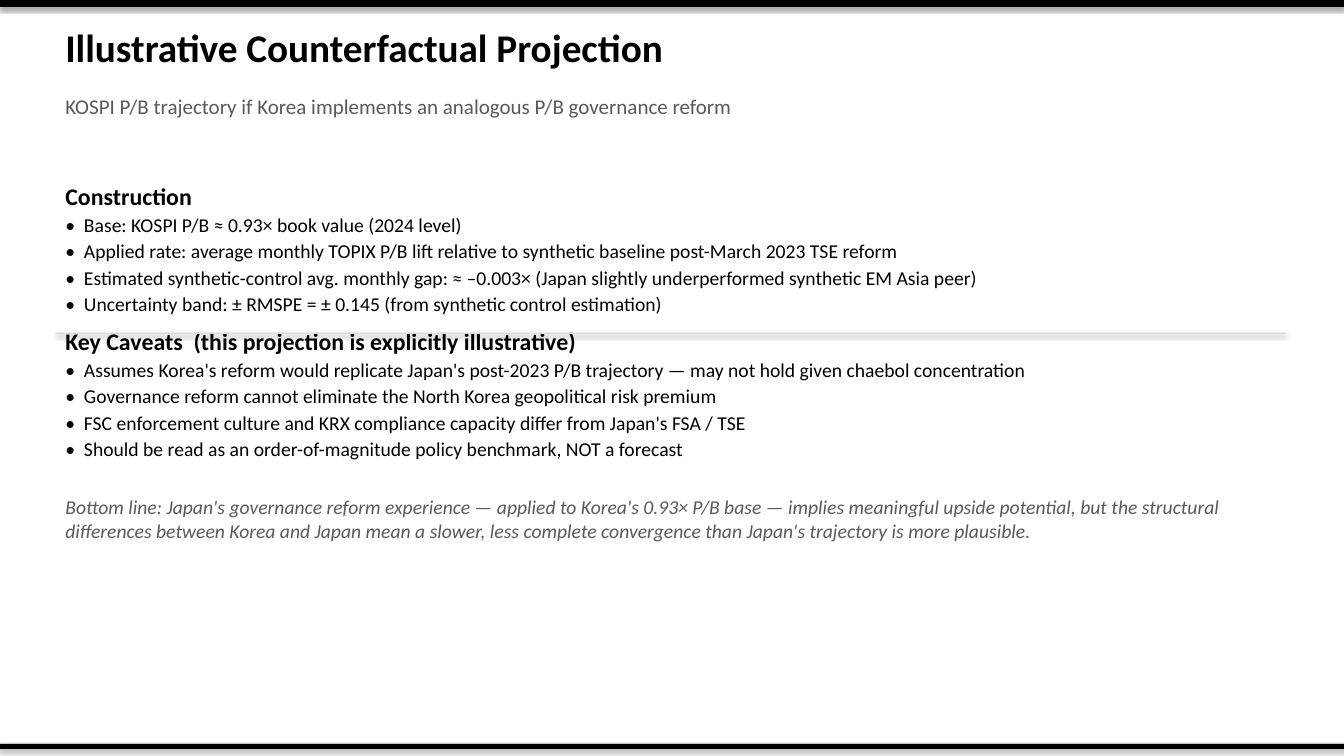
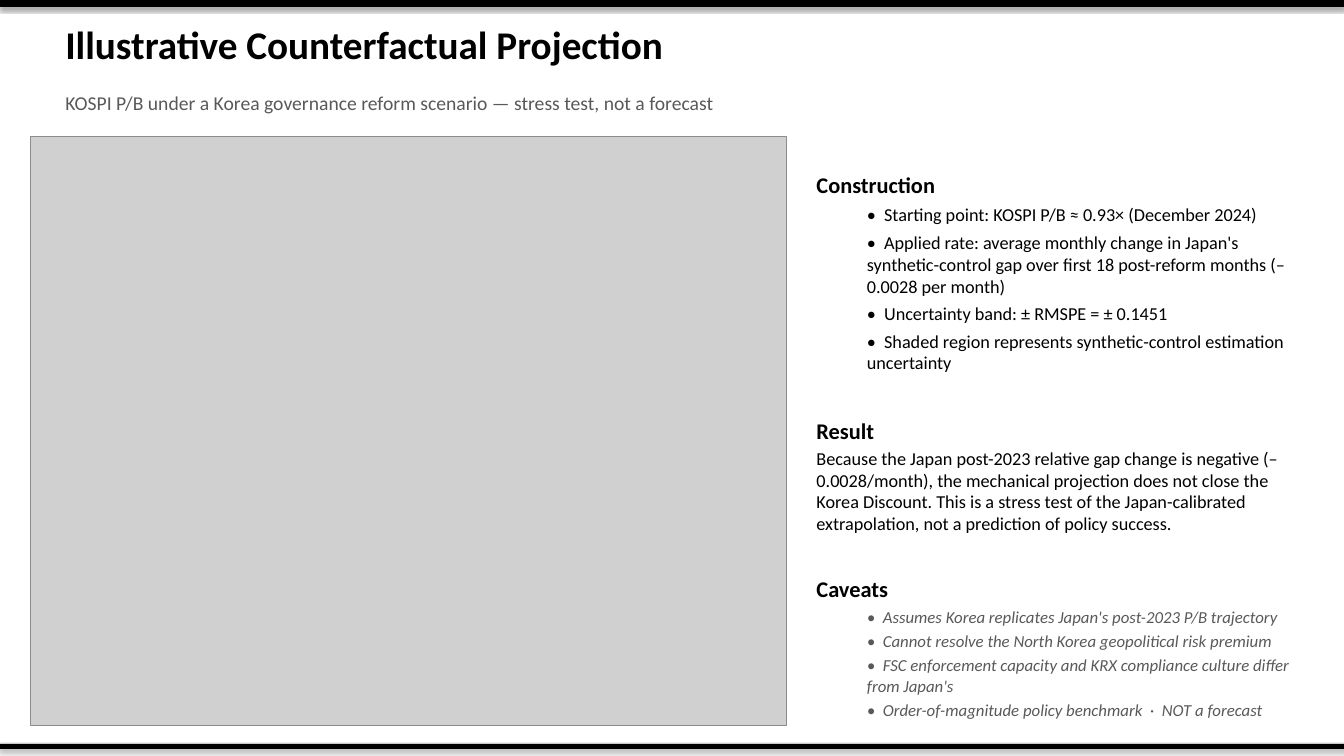
Before and after one commit to dandan002/kor-discount, a slide deck: slide 23 of output/korea_discount_slides.pptx (slide 10 before the commit). Drawn at 1344x756 pixels with LibreOffice and Linux fonts; fonts in the diff are those of the drawing; grey boxes stand for pictures. Boxes give left, top, right and bottom in pixels: in the first picture for what was removed or moved away, otherwise in the second. Text is boxed around its words. In the diff, an @@ line names an element or a change of style, - is before the commit and + after.

```diff
--- a/output/korea_discount_slides.pptx
+++ b/output/korea_discount_slides.pptx
@@ text at (x1=65, y1=96, x2=713, y2=114): text changed; size 15 to 14 pt @@
-KOSPI P/B trajectory if Korea implements an analogous P/B governance reform
+KOSPI P/B under a Korea governance reform scenario — stress test, not a forecast
@@ picture added at (x1=30, y1=136, x2=786, y2=726) @@
@@ text added at (x1=816, y1=177, x2=1289, y2=719), 13 pt, text #000000 @@
+Construction
+  • Starting point: KOSPI P/B ≈ 0.93× (December 2024)
+  • Applied rate: average monthly change in Japan's synthetic-control gap over first 18 post-reform months (–0.0028 per month)
+  • Uncertainty band: ± RMSPE = ± 0.1451
+  • Shaded region represents synthetic-control estimation uncertainty
+Result
+Because the Japan post-2023 relative gap change is negative (–0.0028/month), the mechanical projection does not close the Korea Discount. This is a stress test of the Japan-calibrated extrapolation, not a prediction of policy success.
+Caveats
+  • Assumes Korea replicates Japan's post-2023 P/B trajectory
+  • Cannot resolve the North Korea geopolitical risk premium
+  • FSC enforcement capacity and KRX compliance culture differ from Japan's
+  • Order-of-magnitude policy benchmark · NOT a forecast
@@ text removed at (x1=65, y1=188, x2=1219, y2=542) @@
-Construction
-• Base: KOSPI P/B ≈ 0.93× book value (2024 level)
-• Applied rate: average monthly TOPIX P/B lift relative to synthetic baseline post-March 2023 TSE reform
-• Estimated synthetic-control avg. monthly gap: ≈ –0.003× (Japan slightly underperformed synthetic EM Asia peer)
-• Uncertainty band: ± RMSPE = ± 0.145 (from synthetic control estimation)
-Key Caveats (this projection is explicitly illustrative)
-• Assumes Korea's reform would replicate Japan's post-2023 P/B trajectory — may not hold given chaebol concentration
-• Governance reform cannot eliminate the North Korea geopolitical risk premium
-• FSC enforcement culture and KRX compliance capacity differ from Japan's FSA / TSE
-• Should be read as an order-of-magnitude policy benchmark, NOT a forecast
-Bottom line: Japan's governance reform experience — applied to Korea's 0.93× P/B base — implies meaningful upside potential, but the structural differences between Korea and Japan mean a slower, less complete convergence than Japan's trajectory is more plausible.
@@ rectangle removed at (x1=55, y1=333, x2=1286, y2=334) @@
```
Also in this commit, not shown: 7 other slides changed, 16 slides added, 3 slides removed, 6 other files.
